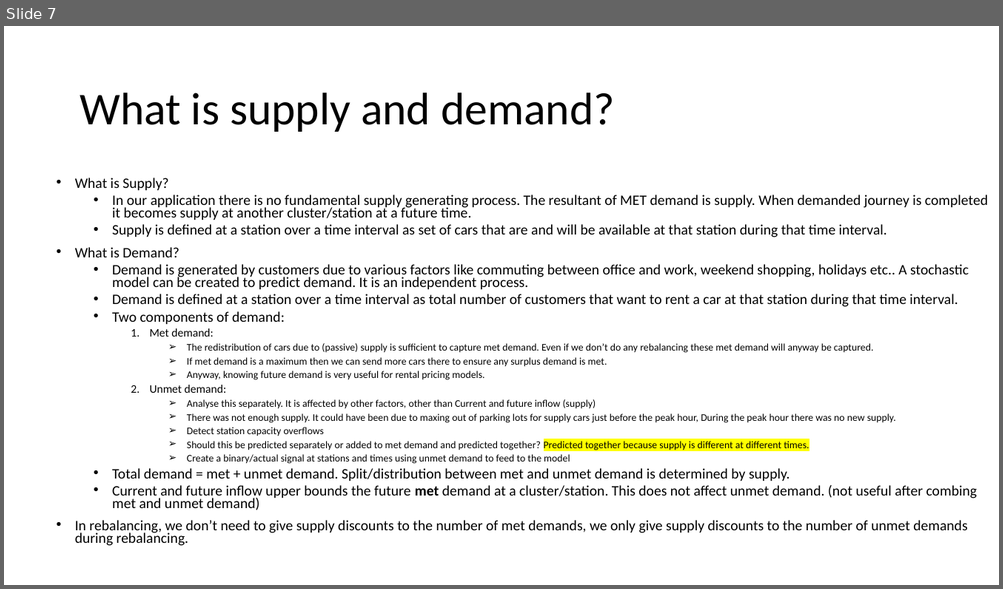
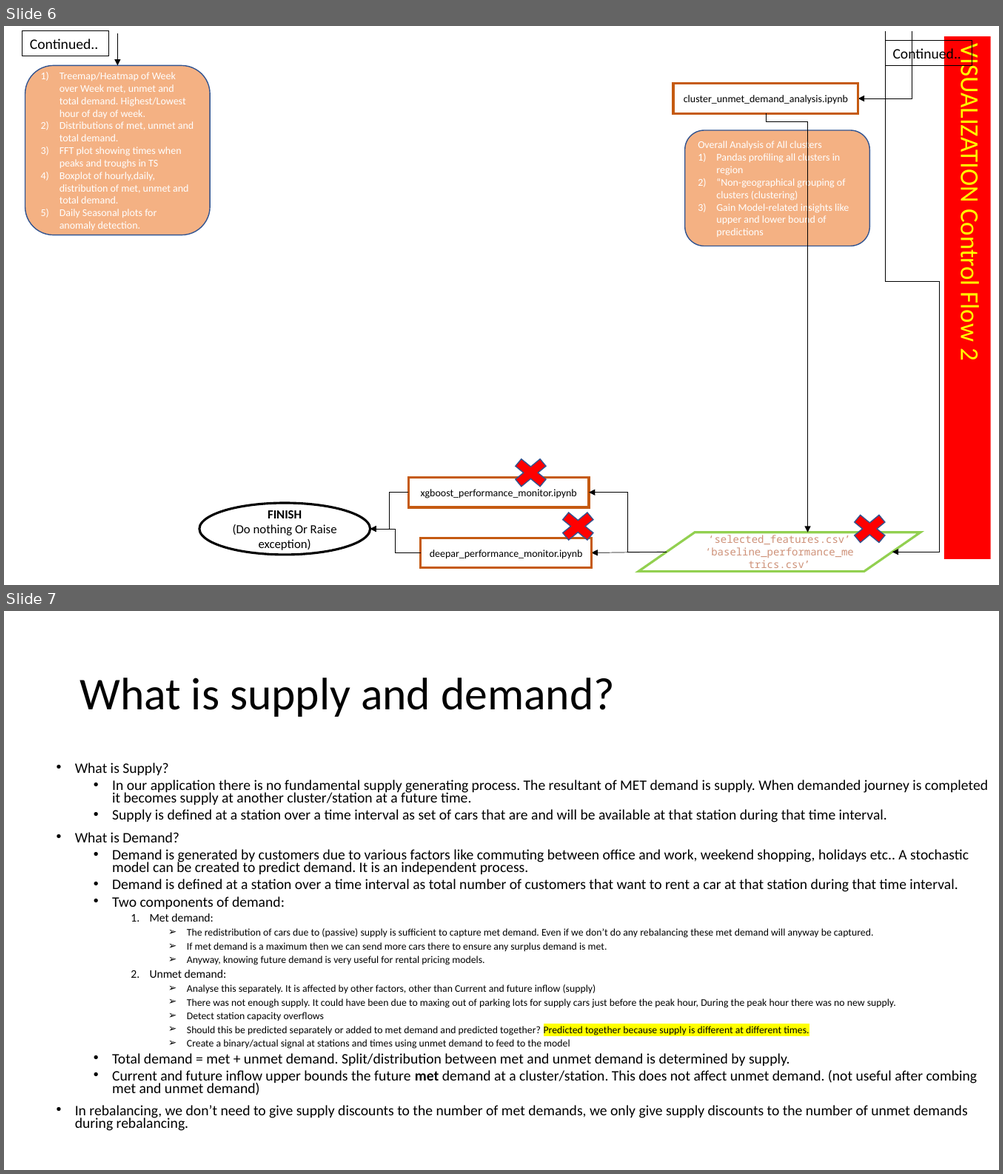
Before and after one commit to JosePeeterson/DeepAR_demand_prediction, a slide deck: Rental_Fleet_Demand_Forecast/docs/read_me/SW_control_flow_master_branch.pptx. Shown one above the other, each under a label of ours: slide 7 before the commit, slides 6 and 7 after it. The pictures are 1003x589 and 1003x1174 pixels, drawn with LibreOffice and Linux fonts; fonts in the diff are those of the drawing. Boxes give left, top, right and bottom in pixels: in the first picture for what was removed or moved away, otherwise in the second. Text is boxed around its words. In the diff, an @@ line names an element or a change of style, - is before the commit and + after.

Commit message:
Added SGP  and NYC maps, added station level clustering analysis for SGP and NYC

```diff
--- a/Rental_Fleet_Demand_Forecast/docs/read_me/SW_control_flow_master_branch.pptx
+++ b/Rental_Fleet_Demand_Forecast/docs/read_me/SW_control_flow_master_branch.pptx
@@ slide 6 added at [4, 26, 999, 585], background #FFFFFF @@
@@ rectangle added at [22, 31, 109, 56], outline #000000 0.75 pt, 14 pt, text #000000 @@
+Continued..
@@ arrow added from (117, 33) to (117, 65), #000000 0.5 pt @@
@@ elbow arrow added from (912, 31) to (858, 99), #000000 0.5 pt @@
@@ rectangle added at [885, 40, 972, 65], outline #000000 0.75 pt, 14 pt, text #000000 @@
+Continued..
@@ elbow arrow added from (885, 31) to (892, 553), #000000 0.5 pt @@
@@ rectangle added at [944, 36, 990, 560], fill #FF0000, 25 pt, text #FFFF00 @@
+VISUALIZATION Control Flow 2
@@ rounded rectangle added at [25, 65, 210, 235], fill #F4B183, outline #325491 1 pt, 10 pt, text #FFFFFF @@
+1) Treemap/Heatmap of Week over Week met, unmet and total demand. Highest/Lowest hour of day of week.
+2) Distributions of met, unmet and total demand.
+3) FFT plot showing times when peaks and troughs in TS
+4) Boxplot of hourly,daily, distribution of met, unmet and total demand.
+5) Daily Seasonal plots for anomaly detection.
@@ rectangle added at [673, 84, 858, 113], outline #C55A11 2.25 pt, 10 pt, text #000000 @@
+cluster_unmet_demand_analysis.ipynb
@@ elbow arrow added from (765, 114) to (808, 533), #000000 0.5 pt @@
@@ rounded rectangle added at [685, 130, 870, 246], fill #F4B183, outline #325491 1 pt, 10 pt, text #FFFFFF @@
+Overall Analysis of All clusters
+1) Pandas profiling all clusters in region
+2) “Non-geographical grouping of clusters (clustering)
+3) Gain Model-related insights like upper and lower bound of predictions
@@ cross added at [507, 454, 554, 493], fill #FF0000, outline #325491 1 pt @@
@@ rectangle added at [408, 477, 589, 507], outline #C55A11 2.25 pt, 10 pt, text #000000 @@
+xgboost_performance_monitor.ipynb
@@ ellipse added at [199, 503, 370, 555], fill #FFFFFF, outline #000000 2.25 pt, 12 pt, text #000000 @@
+FINISH
+(Do nothing Or Raise exception)
@@ elbow arrow added from (408, 493) to (370, 530), #000000 0.5 pt @@
@@ cross added at [555, 507, 602, 547], fill #FF0000, outline #325491 1 pt @@
@@ elbow arrow added from (666, 553) to (589, 493), #000000 0.5 pt @@
@@ cross added at [845, 509, 893, 549], fill #FF0000, outline #325491 1 pt @@
@@ elbow arrow added from (421, 554) to (370, 530), #000000 0.5 pt @@
@@ flow chart input output added at [638, 533, 920, 572], outline #92D050 2.25 pt, 10 pt, text #CE9178 @@
+‘selected_features.csv’
+‘baseline_performance_metrics.csv’
@@ rectangle added at [421, 539, 591, 568], outline #C55A11 2.25 pt, 10 pt, text #000000 @@
+deepar_performance_monitor.ipynb
@@ arrow added from (666, 553) to (591, 554), #000000 0.5 pt @@
```
Also in this commit, not shown: 3 slides changed, 1 slide removed, 14 other files.
